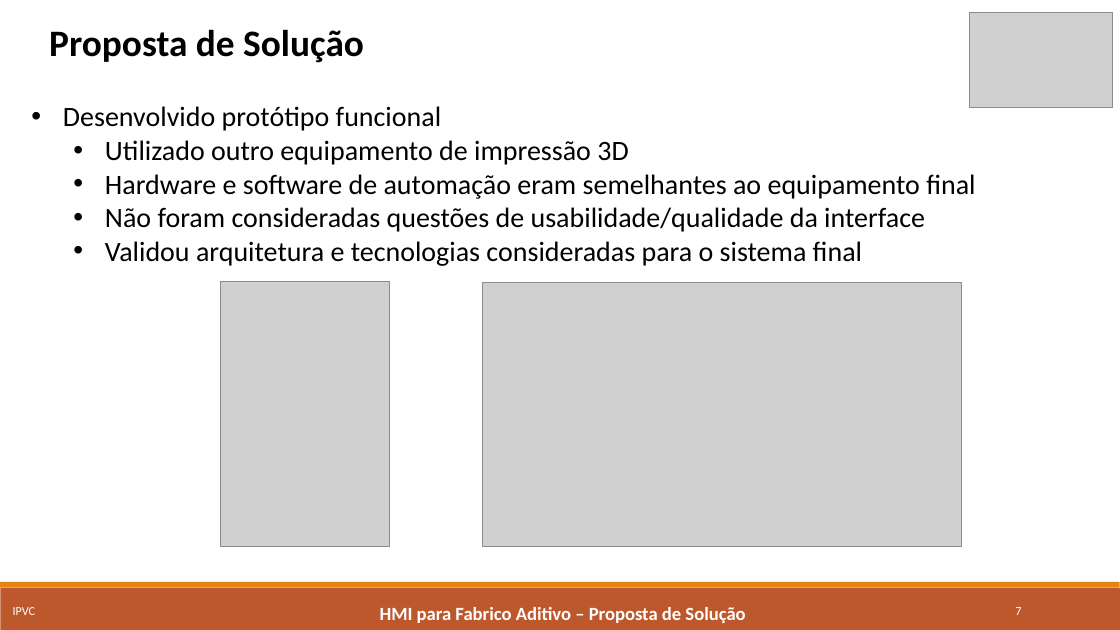
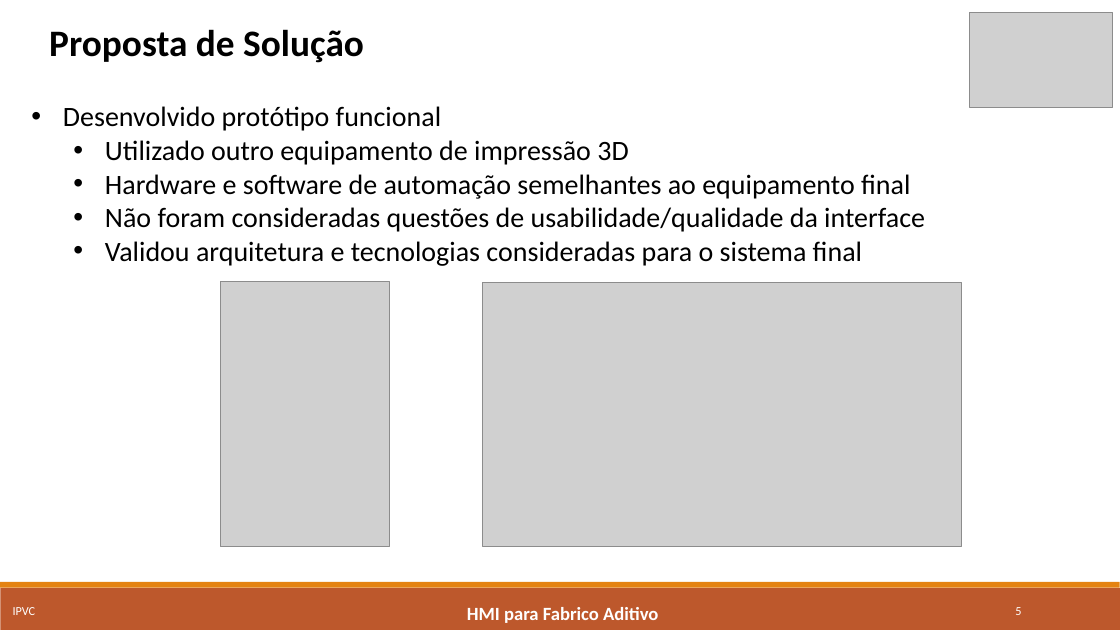
Before and after one commit to marcorlsrodrigues/projeto, a slide deck: slide 5 of Apresentacao_Final_MarcoRodrigues4652.pptx (slide 7 before the commit). Drawn at 1120x630 pixels with LibreOffice and Linux fonts; fonts in the diff are those of the drawing; grey boxes stand for pictures. Boxes give left, top, right and bottom in pixels: in the first picture for what was removed or moved away, otherwise in the second. Text is boxed around its words. In the diff, an @@ line names an element or a change of style, - is before the commit and + after.

```diff
--- a/Apresentacao_Final_MarcoRodrigues4652.pptx
+++ b/Apresentacao_Final_MarcoRodrigues4652.pptx
@@ text at (105,174,910,199): text changed @@
-  • Hardware e software de automação eram semelhantes ao equipamento final
+  • Hardware e software de automação semelhantes ao equipamento final
@@ text at (467,607,658,623): text changed @@
-HMI para Fabrico Aditivo – Proposta de Solução
+HMI para Fabrico Aditivo
@@ page number at (1015,607,1021,615): text changed @@
-7
+5
```
Also in this commit, not shown: 15 other slides changed, 8 slides removed, 2 other files.
